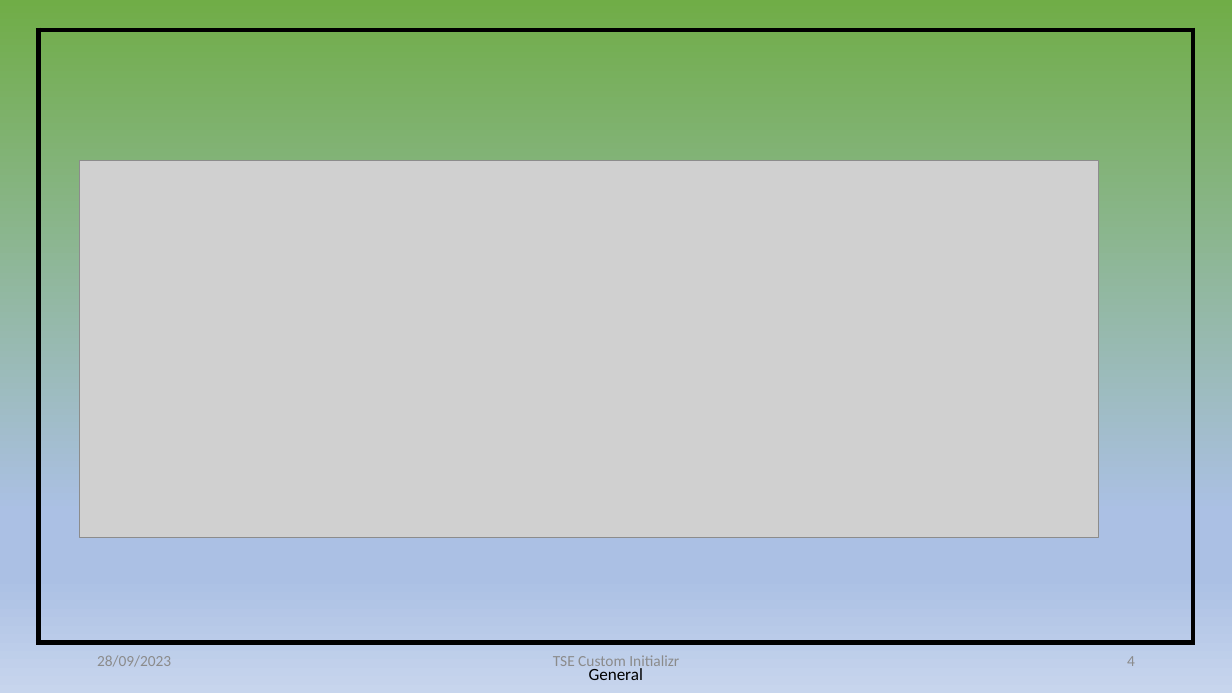
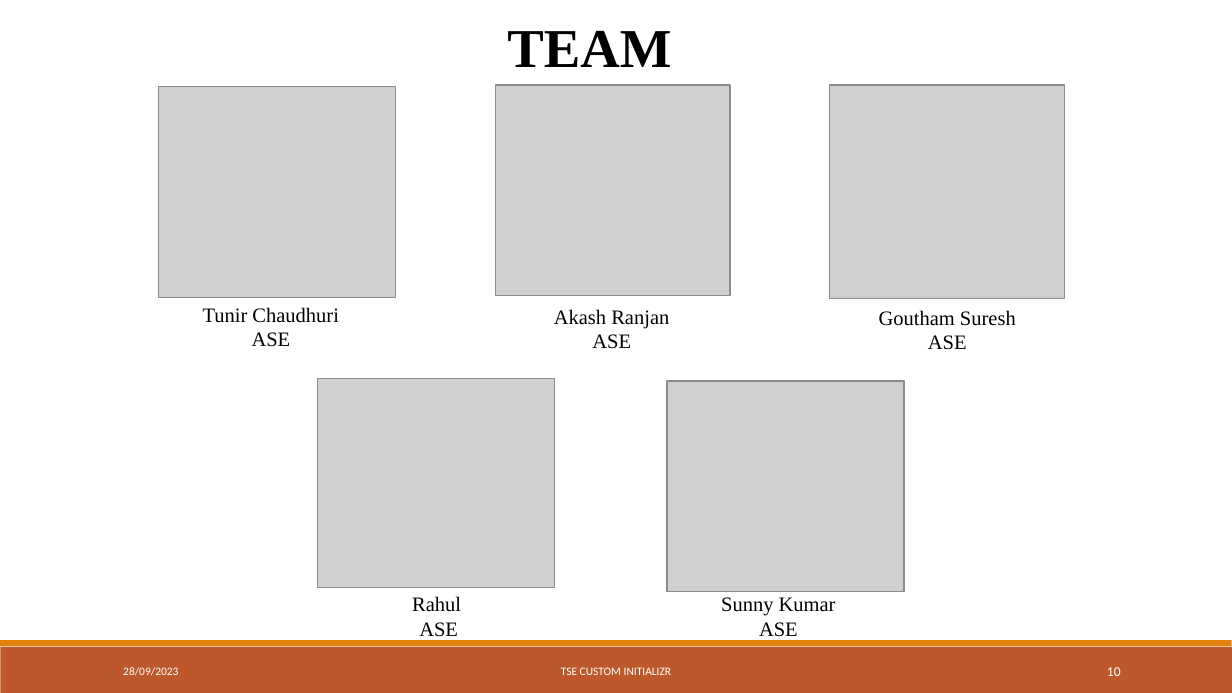
Before and after one commit to Tunir10Chaudhuri/Case_Study_Group_4, a slide deck: slide 10 of CaseStudy-04.pptx (slide 4 before the commit). Drawn at 1232x693 pixels with LibreOffice and Linux fonts; fonts in the diff are those of the drawing; grey boxes stand for pictures. Boxes give left, top, right and bottom in pixels: in the first picture for what was removed or moved away, otherwise in the second. Text is boxed around its words. In the diff, an @@ line names an element or a change of style, - is before the commit and + after.

```diff
--- a/CaseStudy-04.pptx
+++ b/CaseStudy-04.pptx
@@ background gradient #70AD47 to #ABC0E4 to #C7D5ED to #FFFFFF @@
@@ table removed at box(38, 30, 1193, 642), 1 rows, 1 columns @@
-
@@ text added at box(507, 31, 671, 67), 32 pt, text #000000, bold @@
+TEAM
@@ picture added at box(159, 86, 395, 297) @@
@@ picture added at box(495, 85, 731, 296) @@
@@ picture added at box(830, 85, 1066, 299) @@
@@ picture removed at box(80, 160, 1099, 537) @@
@@ text added at box(203, 307, 339, 347), 12 pt, text #000000 @@
+Tunir Chaudhuri
+ASE
@@ text added at box(554, 309, 669, 349), 12 pt, text #000000 @@
+Akash Ranjan
+ASE
@@ text added at box(879, 310, 1016, 350), 12 pt, text #000000 @@
+Goutham Suresh
+ASE
@@ picture added at box(318, 378, 554, 588) @@
@@ picture added at box(668, 381, 904, 591) @@
@@ text added at box(412, 596, 461, 641), 12 pt, text #000000 @@
+Rahul
+ASE
@@ text added at box(721, 597, 836, 641), 12 pt, text #000000 @@
+Sunny Kumar
+ASE
@@ rectangle added at box(0, 647, 1232, 693), fill #BD582C @@
@@ rectangle added at box(0, 641, 1232, 647), fill #E48312 @@
@@ text "28/09/2023": place and size @@
-text "28/09/2023" at box(97, 655, 171, 667)
+text "28/09/2023" at box(123, 667, 178, 676)
@@ text "28/09/2023" at box(123, 667, 178, 676): size 9 to 6.8 pt, text colour #8C8C8C to #FFFFFF @@
@@ page number removed at box(1127, 656, 1135, 666) @@
-4
@@ text at box(561, 667, 672, 675): text changed; size 9 to 6.8 pt; text colour #8C8C8C to #FFFFFF @@
-TSE Custom Initializr
+TSE CUSTOM INITIALIZR
@@ text removed at box(589, 668, 643, 680) @@
-General
@@ page number added at box(1107, 667, 1121, 676), 7.9 pt, text #FFFFFF @@
+10
```
Also in this commit, not shown: 9 other slides changed, 1 slide added, 1 slide removed.
